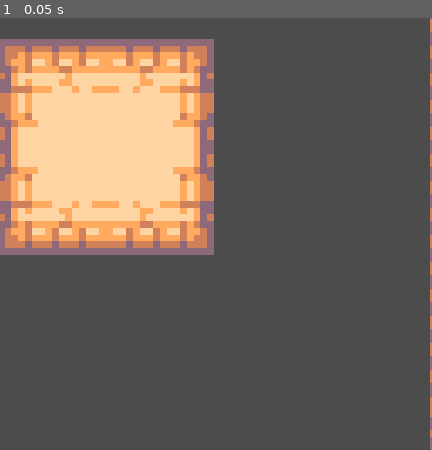
Above: before the commit, frame 1.
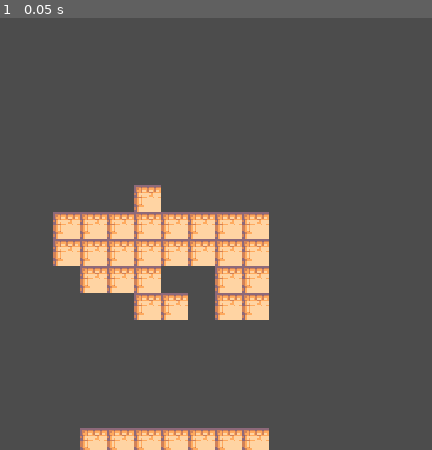
Above: after the commit, the same moment.

Repository: marco-vito/Low-Rez-Jam-2019
Game: Godot game, scene res://MainScene/MainScene.tscn
Same seed, same stepped clock (60 frames per second), same inputs: the game is played once before the commit and once after it.
Inputs:
- Up to frame 1 (0.05 s): no input

The runs differ from the first frame. In frame 1, 33% of the frame differs, in the area x 0-100%, y 0-100%.

Commit message:
Added animated player

Diff:
--- /dev/null
+++ b/Entities/Player.tscn
@@ -0,0 +1,190 @@
+[gd_scene load_steps=9 format=2]
+
+[ext_resource path="res://Entities/Player/Head.png" type="Texture" id=1]
+[ext_resource path="res://Entities/Player/Hand Back.png" type="Texture" id=2]
+[ext_resource path="res://Entities/Player/Body.png" type="Texture" id=3]
+[ext_resource path="res://Entities/Player/Hand Front.png" type="Texture" id=4]
+[ext_resource path="res://Entities/Player/Foot Back.png" type="Texture" id=5]
+[ext_resource path="res://Entities/Player/Foot Front.png" type="Texture" id=6]
+
+[sub_resource type="Animation" id=1]
+resource_name = "Idle"
+loop = true
+tracks/0/type = "value"
+tracks/0/path = NodePath("Head:offset")
+tracks/0/interp = 1
+tracks/0/loop_wrap = true
+tracks/0/imported = false
+tracks/0/enabled = true
+tracks/0/keys = {
+"times": PoolRealArray( 0, 0.2, 0.4, 0.8 ),
+"transitions": PoolRealArray( 1, 1, 1, 1 ),
+"update": 0,
+"values": [ Vector2( 0, 1 ), Vector2( 0, 1 ), Vector2( 0, 0 ), Vector2( 0, 1 ) ]
+}
+tracks/1/type = "value"
+tracks/1/path = NodePath("Body:offset")
+tracks/1/interp = 1
+tracks/1/loop_wrap = true
+tracks/1/imported = false
+tracks/1/enabled = true
+tracks/1/keys = {
+"times": PoolRealArray( 0 ),
+"transitions": PoolRealArray( 1 ),
+"update": 0,
+"values": [ Vector2( 0, 0 ) ]
+}
+tracks/2/type = "value"
+tracks/2/path = NodePath("Hand Front:offset")
+tracks/2/interp = 1
+tracks/2/loop_wrap = true
+tracks/2/imported = false
+tracks/2/enabled = true
+tracks/2/keys = {
+"times": PoolRealArray( 0, 0.3, 0.6 ),
+"transitions": PoolRealArray( 1, 1, 1 ),
+"update": 0,
+"values": [ Vector2( 0, 0 ), Vector2( 0, -1 ), Vector2( 0, 0 ) ]
+}
+tracks/3/type = "value"
+tracks/3/path = NodePath("Hand Back:offset")
+tracks/3/interp = 1
+tracks/3/loop_wrap = true
+tracks/3/imported = false
+tracks/3/enabled = true
+tracks/3/keys = {
+"times": PoolRealArray( 0, 0.3, 0.6 ),
+"transitions": PoolRealArray( 1, 1, 1 ),
+"update": 0,
+"values": [ Vector2( 0, 0 ), Vector2( 0, -1 ), Vector2( 0, 0 ) ]
+}
+tracks/4/type = "value"
+tracks/4/path = NodePath("Foot Front:offset")
+tracks/4/interp = 1
+tracks/4/loop_wrap = true
+tracks/4/imported = false
+tracks/4/enabled = true
+tracks/4/keys = {
+"times": PoolRealArray( 0 ),
+"transitions": PoolRealArray( 1 ),
+"update": 0,
+"values": [ Vector2( 0, 0 ) ]
+}
+tracks/5/type = "value"
+tracks/5/path = NodePath("Foot Back:offset")
+tracks/5/interp = 1
+tracks/5/loop_wrap = true
+tracks/5/imported = false
+tracks/5/enabled = true
+tracks/5/keys = {
+"times": PoolRealArray( 0 ),
+"transitions": PoolRealArray( 1 ),
+"update": 0,
+"values": [ Vector2( 0, 0 ) ]
+}
+
+[sub_resource type="Animation" id=2]
+resource_name = "walk"
+length = 1.5
+loop = true
+tracks/0/type = "value"
+tracks/0/path = NodePath("Head:offset")
+tracks/0/interp = 1
+tracks/0/loop_wrap = true
+tracks/0/imported = false
+tracks/0/enabled = true
+tracks/0/keys = {
+"times": PoolRealArray( 0, 0.5 ),
+"transitions": PoolRealArray( 1, 1 ),
+"update": 0,
+"values": [ Vector2( 0, 1 ), Vector2( 0, 1 ) ]
+}
+tracks/1/type = "value"
+tracks/1/path = NodePath("Hand Back:offset")
+tracks/1/interp = 1
+tracks/1/loop_wrap = true
+tracks/1/imported = false
+tracks/1/enabled = true
+tracks/1/keys = {
+"times": PoolRealArray( 0.2, 0.5, 0.9 ),
+"transitions": PoolRealArray( 1, 1, 1 ),
+"update": 0,
+"values": [ Vector2( 0, 0 ), Vector2( 1, 0 ), Vector2( -1, 0 ) ]
+}
+tracks/2/type = "value"
+tracks/2/path = NodePath("Body:offset")
+tracks/2/interp = 1
+tracks/2/loop_wrap = true
+tracks/2/imported = false
+tracks/2/enabled = true
+tracks/2/keys = {
+"times": PoolRealArray( 0, 0.5 ),
+"transitions": PoolRealArray( 1, 1 ),
+"update": 0,
+"values": [ Vector2( 0, 0 ), Vector2( 0, 0 ) ]
+}
+tracks/3/type = "value"
+tracks/3/path = NodePath("Hand Front:offset")
+tracks/3/interp = 1
+tracks/3/loop_wrap = true
+tracks/3/imported = false
+tracks/3/enabled = true
+tracks/3/keys = {
+"times": PoolRealArray( 0, 0.5, 1.2 ),
+"transitions": PoolRealArray( 1, 1, 1 ),
+"update": 0,
+"values": [ Vector2( 0, 0 ), Vector2( -1, 0 ), Vector2( 1, 0 ) ]
+}
+tracks/4/type = "value"
+tracks/4/path = NodePath("Foot Back:offset")
+tracks/4/interp = 1
+tracks/4/loop_wrap = true
+tracks/4/imported = false
+tracks/4/enabled = true
+tracks/4/keys = {
+"times": PoolRealArray( 0, 0.5, 1.2 ),
+"transitions": PoolRealArray( 1, 1, 1 ),
+"update": 0,
+"values": [ Vector2( -2, 0 ), Vector2( 1, 0 ), Vector2( -4, 0 ) ]
+}
+tracks/5/type = "value"
+tracks/5/path = NodePath("Foot Front:offset")
+tracks/5/interp = 1
+tracks/5/loop_wrap = true
+tracks/5/imported = false
+tracks/5/enabled = true
+tracks/5/keys = {
+"times": PoolRealArray( 0, 0.5, 1.2 ),
+"transitions": PoolRealArray( 1, 1, 1 ),
+"update": 0,
+"values": [ Vector2( 1, 0 ), Vector2( -1, 0 ), Vector2( 3, 0 ) ]
+}
+
+[node name="Node2D" type="Node2D"]
+
+[node name="Head" type="Sprite" parent="."]
+texture = ExtResource( 1 )
+offset = Vector2( 0, 1 )
+
+[node name="Hand Back" type="Sprite" parent="."]
+texture = ExtResource( 2 )
+offset = Vector2( 0.865074, 0 )
+
+[node name="Body" type="Sprite" parent="."]
+texture = ExtResource( 3 )
+
+[node name="Hand Front" type="Sprite" parent="."]
+texture = ExtResource( 4 )
+offset = Vector2( -0.919044, 0 )
+
+[node name="Foot Back" type="Sprite" parent="."]
+texture = ExtResource( 5 )
+offset = Vector2( 0.757133, 0 )
+
+[node name="Foot Front" type="Sprite" parent="."]
+texture = ExtResource( 6 )
+offset = Vector2( -0.838088, 0 )
+
+[node name="AnimationPlayer" type="AnimationPlayer" parent="."]
+anims/Idle = SubResource( 1 )
+anims/walk = SubResource( 2 )
--- a/Levels/TileMaps/WallsTileMap.tres
+++ b/Levels/TileMaps/WallsTileMap.tres
@@ -72,16 +72,7 @@
 0/tex_offset = Vector2( 0, 0 )
 0/modulate = Color( 1, 1, 1, 1 )
 0/region = Rect2( 0, 0, 112, 48 )
-0/tile_mode = 1
-0/autotile/bitmask_mode = 1
-0/autotile/bitmask_flags = [ Vector2( 0, 0 ), 511, Vector2( 0, 1 ), 432, Vector2( 0, 2 ), 54, Vector2( 1, 0 ), 16, Vector2( 1, 1 ), 18, Vector2( 1, 2 ), 63, Vector2( 2, 0 ), 219, Vector2( 2, 1 ), 216, Vector2( 2, 2 ), 27, Vector2( 4, 0 ), 504, Vector2( 4, 1 ), 438, Vector2( 4, 2 ), 24, Vector2( 5, 0 ), 146, Vector2( 5, 1 ), 152, Vector2( 5, 2 ), 48, Vector2( 6, 0 ), 176, Vector2( 6, 1 ), 48, Vector2( 6, 2 ), 56 ]
-0/autotile/icon_coordinate = Vector2( 0, 0 )
-0/autotile/tile_size = Vector2( 16, 16 )
-0/autotile/spacing = 0
-0/autotile/occluder_map = [  ]
-0/autotile/navpoly_map = [  ]
-0/autotile/priority_map = [  ]
-0/autotile/z_index_map = [  ]
+0/tile_mode = 0
 0/occluder_offset = Vector2( 0, 0 )
 0/navigation_offset = Vector2( 0, 0 )
 0/shapes = [ {
--- a/MainScene/LevelGeneration.gd
+++ b/MainScene/LevelGeneration.gd
@@ -9,11 +9,12 @@
 var dirY = [0, 0, 1, -1]
 
 #Enum to control layers of tilesets
-enum Tiles {FLOOR, WALLS}
+enum Tiles {FLOOR = 0, WALLS = -1}
 
 func _ready():
 	randomize()
 	var mapArray = _generate_floor_map()
+	_2D_array_to_tilemap(mapArray, $TileMap2)
 	for row in mapArray:
 		print(row)
 
@@ -67,3 +68,8 @@
 			if array[x][y] != Tiles.FLOOR:
 				array[x][y] = Tiles.FLOOR
 				y = clamp(y+1, 0, array[x].size()-1)
+
+func _2D_array_to_tilemap(array, tilemap):
+	for x in range(array.size()):
+		for y in range(array[x].size()):
+			tilemap.set_cell(x,y, array[x][y])
--- a/MainScene/MainScene.tscn
+++ b/MainScene/MainScene.tscn
@@ -10,6 +10,7 @@
 script = ExtResource( 1 )
 
 [node name="TileMap" parent="." instance=ExtResource( 2 )]
+visible = false
 tile_set = ExtResource( 3 )
 tile_data = PoolIntArray( 0, 5, 0, 1, 5, 0, 2, 5, 0, 3, 5, 0, 4, 5, 0, 5, 5, 0, 6, 5, 0, 7, 5, 0, 8, 5, 0, 9, 5, 0, 10, …(1455 unchanged characters)…
 
@@ -21,3 +22,4 @@
 visible = false
 position = Vector2( 144.304, 124.943 )
 current = true
+zoom = Vector2( 4, 4 )
Binary file added: Entities/Player/Body.png
Not shown, added: Entities/Player/Body.png.import
Binary file added: Entities/Player/Foot Back.png
Not shown, added: Entities/Player/Foot Back.png.import
Binary file added: Entities/Player/Foot Front.png
Not shown, added: Entities/Player/Foot Front.png.import
Binary file added: Entities/Player/Hand Back.png
Not shown, added: Entities/Player/Hand Back.png.import
Binary file added: Entities/Player/Hand Front.png
Not shown, added: Entities/Player/Hand Front.png.import
Binary file added: Entities/Player/Head.png
Not shown, added: Entities/Player/Head.png.import
